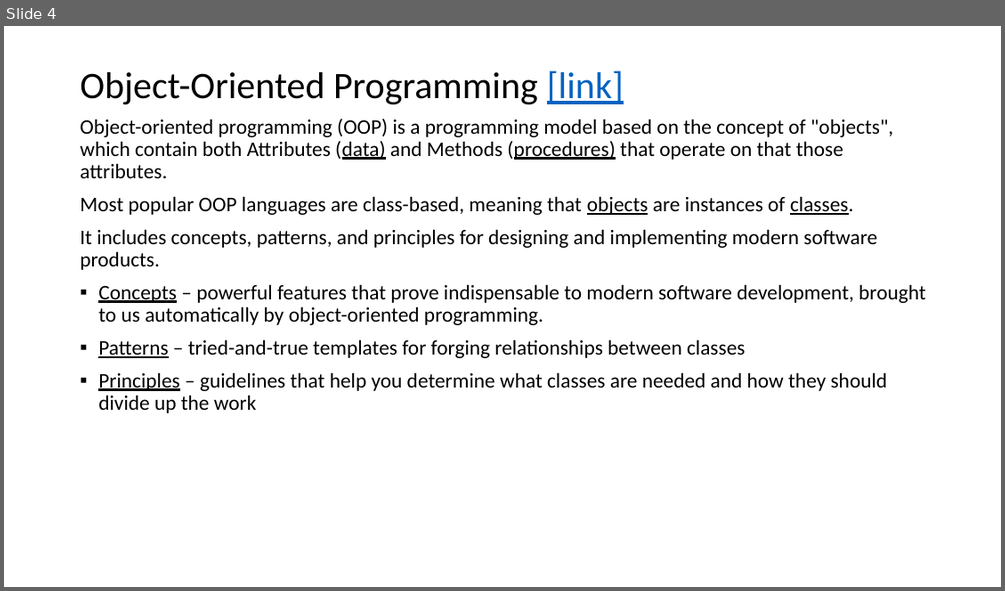
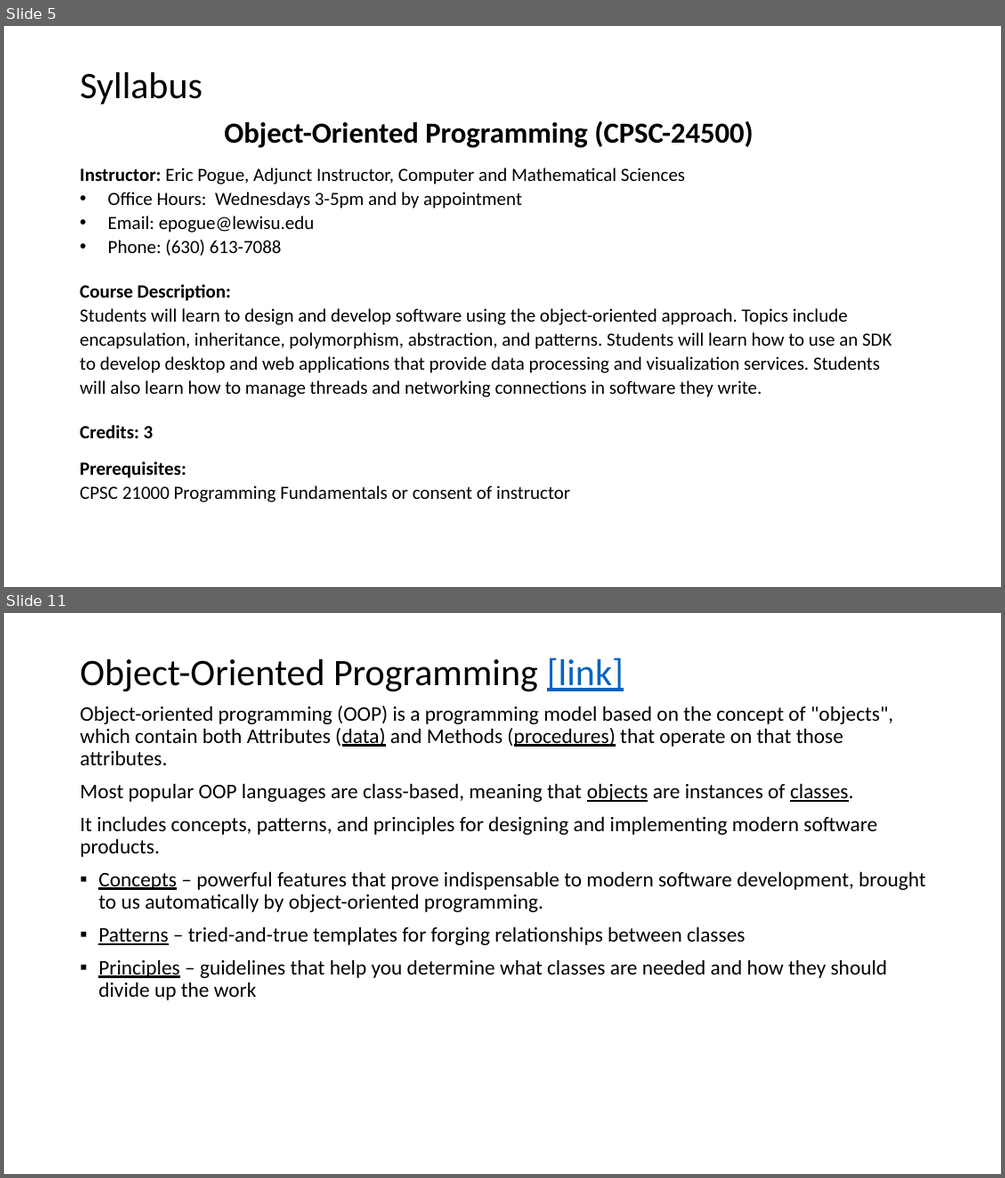
Before and after one commit to EricJPogue/www-epogue-info, a slide deck: CPSC-24500/Week01/2016SpringW01SlidesLecture.pptx. Shown one above the other, each under a label of ours: slide 4 before the commit, slides 5 and 11 after it; the slides between them are not shown. The pictures are 1005x591 and 1005x1178 pixels, drawn with LibreOffice and Linux fonts; fonts in the diff are those of the drawing. Boxes give left, top, right and bottom in pixels: in the first picture for what was removed or moved away, otherwise in the second. Text is boxed around its words. In the diff, an @@ line names an element or a change of style, - is before the commit and + after.

```diff
--- a/CPSC-24500/Week01/2016SpringW01SlidesLecture.pptx
+++ b/CPSC-24500/Week01/2016SpringW01SlidesLecture.pptx
@@ slide 5 added at (4, 26, 1001, 587), background #FFFFFF @@
@@ title added at (80, 72, 202, 104), 36 pt, text #000000 @@
+Syllabus
@@ text added at (80, 121, 891, 502), 18 pt, text #000000 @@
+Object-Oriented Programming (CPSC-24500)
+Instructor: Eric Pogue, Adjunct Instructor, Computer and Mathematical Sciences
+• Office Hours: Wednesdays 3-5pm and by appointment
+• Email: epogue@lewisu.edu
+• Phone: (630) 613-7088
+Course Description:
+Students will learn to design and develop software using the object-oriented approach. Topics include encapsulation, inheritance, polymorphism, abstraction, and patterns. Students will learn how to use an SDK to develop desktop and web applications that provide data processing and visualization services. Students will also learn how to manage threads and networking connections in software they write.
+Credits: 3
+Prerequisites:
+CPSC 21000 Programming Fundamentals or consent of instructor
@@ what was slide 4 is now slide 11 @@
```
Also in this commit, not shown: 4 slides changed, 7 other slides added, 2 other files.
